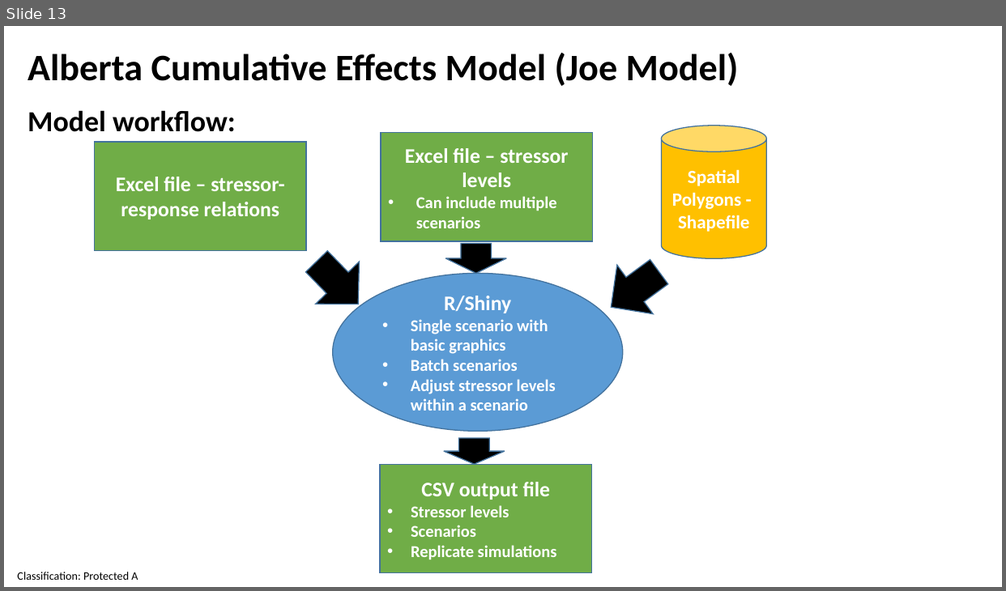
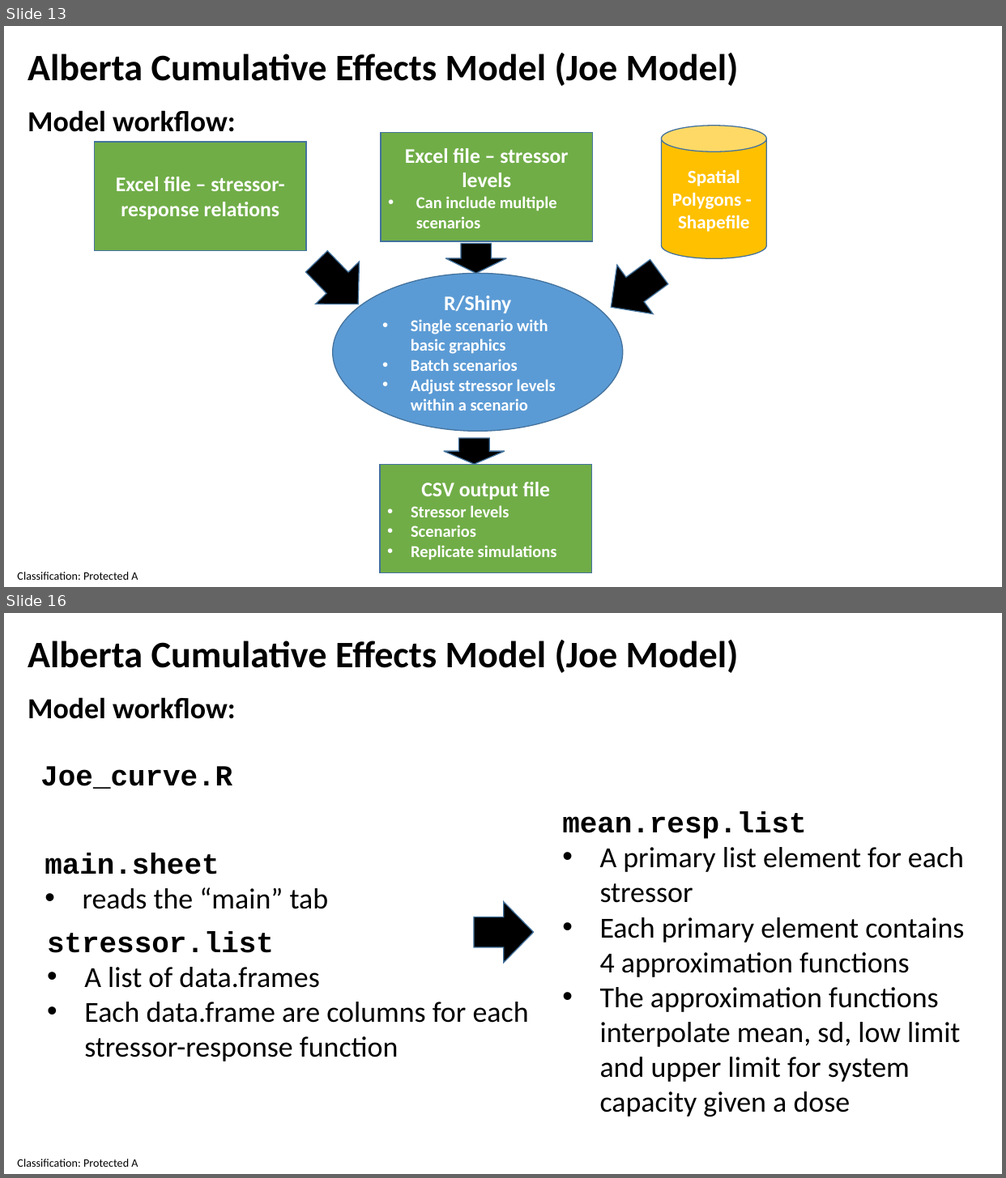
Before and after one commit to andrewpaul68/Shiny_Joe_Models, a slide deck: Joe_Shiny_28April2021.pptx. Shown one above the other, each under a label of ours: slide 13 before the commit, slides 13 and 16 after it; the slides between them are not shown. The pictures are 1006x591 and 1006x1178 pixels, drawn with LibreOffice and Linux fonts; fonts in the diff are those of the drawing. Boxes give left, top, right and bottom in pixels: in the first picture for what was removed or moved away, otherwise in the second. Text is boxed around its words. In the diff, an @@ line names an element or a change of style, - is before the commit and + after.

Commit message:
-pptx updated with more details on the coding work flow. -beta_param function updated with input from Kyle Wilson's analytical solution and checks for inappropriate mean and sd values

```diff
--- a/Joe_Shiny_28April2021.pptx
+++ b/Joe_Shiny_28April2021.pptx
@@ slide 16 added at [4,613,1002,1174], background #FFFFFF; not listed: 1 template element that a slide beside it also shows @@
@@ text added at [27,640,739,673], 36 pt, text #000000, bold @@
+Alberta Cumulative Effects Model (Joe Model)
@@ text added at [27,697,235,719], 28 pt, text #000000, bold @@
+Model workflow:
@@ text added at [40,766,232,789], 28 pt, text #000000, bold @@
+Joe_curve.R
@@ text added at [562,812,964,1117], 28 pt, text #000000 @@
+mean.resp.list
+• A primary list element for each stressor
+• Each primary element contains 4 approximation functions
+• The approximation functions interpolate mean, sd, low limit and upper limit for system capacity given a dose
@@ text added at [44,854,329,909], 28 pt, text #000000 @@
+main.sheet
+• reads the “main” tab
@@ right arrow added at [474,902,534,963], fill #000000, outline #43739E 1 pt @@
@@ text added at [47,931,529,1062], 28 pt, text #000000 @@
+stressor.list
+• A list of data.frames
+• Each data.frame are columns for each stressor-response function
```
Also in this commit, not shown: 10 other slides added, 1 other file.
